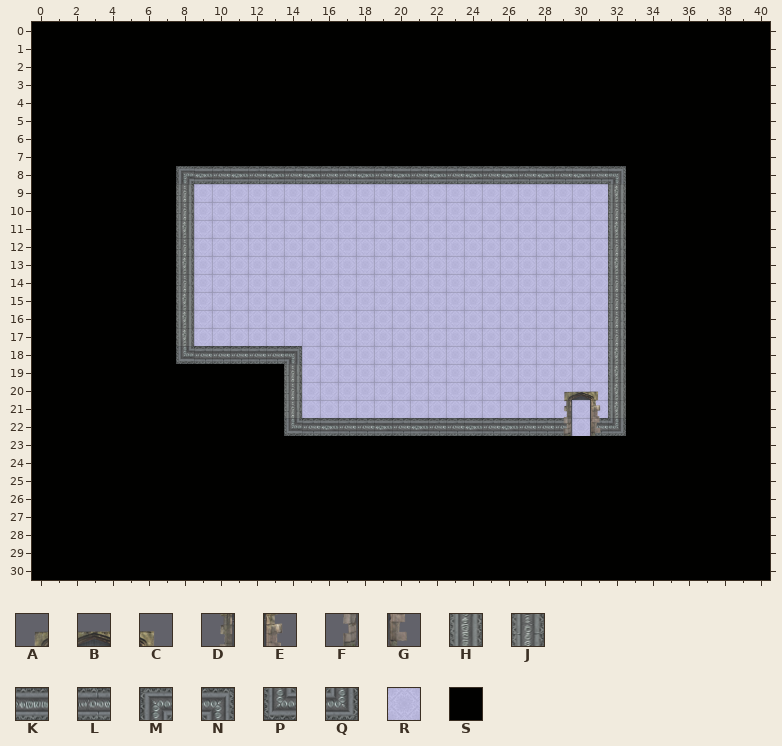
Tiled map: data/maps/elektro_1-10.tmx. The picture above was drawn from the file before the commit.
Cells are 32x32 px. Shown: x 0..40, y 0..30.
Key: from "duvar": A 8, B 9, C 10, D 22, E 24, F 36, G 38, H 52, J 66, K 70, L 71, M 72, N 73, P 74, Q 75; from "kaplama": R 16; from "syh": S 0.
_ is an empty cell.
Layers that did not change in this view are not listed.
Layer "Ground" before, first column x 0:
 3 SSSSSSSSSSSSSSSSSSSSSSSSSSSSSSSSSSSSSSSSS
 4 SSSSSSSSSSSSSSSSSSSSSSSSSSSSSSSSSSSSSSSSS
 5 SSSSSSSSSSSSSSSSSSSSSSSSSSSSSSSSSSSSSSSSS
 6 SSSSSSSSSSSSSSSSSSSSSSSSSSSSSSSSSSSSSSSSS
 7 SSSSSSSSSSSSSSSSSSSSSSSSSSSSSSSSSSSSSSSSS
 8 SSSSSSSSMKLKLKLKLLKLKLKLKLKLKLKLNSSSSSSSS
 9 SSSSSSSSJRRRRRRRRRRRRRRRRRRRRRRRHSSSSSSSS
10 SSSSSSSSJRRRRRRRRRRRRRRRRRRRRRRRJSSSSSSSS
11 SSSSSSSSHRRRRRRRRRRRRRRRRRRRRRRRHSSSSSSSS
12 SSSSSSSSJRRRRRRRRRRRRRRRRRRRRRRRJSSSSSSSS
13 SSSSSSSSHRRRRRRRRRRRRRRRRRRRRRRRHSSSSSSSS
14 SSSSSSSSJRRRRRRRRRRRRRRRRRRRRRRRJSSSSSSSS
15 SSSSSSSSHRRRRRRRRRRRRRRRRRRRRRRRJSSSSSSSS
16 SSSSSSSSHRRRRRRRRRRRRRRRRRRRRRRRJSSSSSSSS
17 SSSSSSSSHRRRRRRRRRRRRRRRRRRRRRRRJSSSSSSSS
18 SSSSSSSSPLLLLLNRRRRRRRRRRRRRRRRRHSSSSSSSS
19 SSSSSSSSSSSSSSJRRRRRRRRRRRRRRRRRHSSSSSSSS
20 SSSSSSSSSSSSSSJRRRRRRRRRRRRRRRRRHSSSSSSSS
21 SSSSSSSSSSSSSSJRRRRRRRRRRRRRRRRRHSSSSSSSS
22 SSSSSSSSSSSSSSPLKLLKLKLLKLKLLLRLQSSSSSSSS
23 SSSSSSSSSSSSSSSSSSSSSSSSSSSSSSSSSSSSSSSSS
24 SSSSSSSSSSSSSSSSSSSSSSSSSSSSSSSSSSSSSSSSS
25 SSSSSSSSSSSSSSSSSSSSSSSSSSSSSSSSSSSSSSSSS
26 SSSSSSSSSSSSSSSSSSSSSSSSSSSSSSSSSSSSSSSSS
27 SSSSSSSSSSSSSSSSSSSSSSSSSSSSSSSSSSSSSSSSS
Layer "Top" before, first column x 20:
15 ________________
16 ________________
17 ________________
18 ________________
19 ________________
20 _________ABC____
21 _________D_E____
22 _________F_G____
23 ________________
24 ________________
25 ________________
26 ________________
27 ________________
The result:
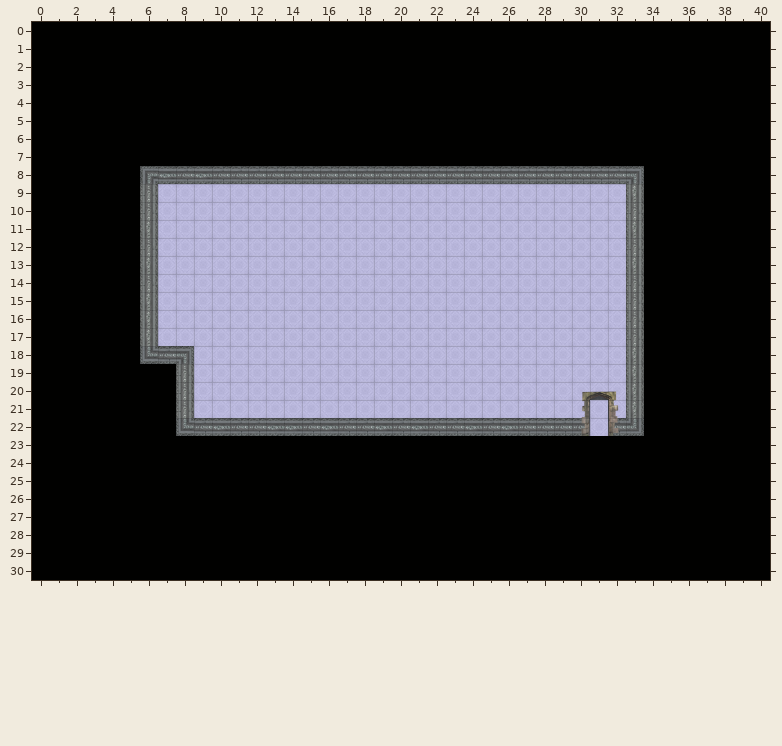
Change:
Changed rows in their new state; . is an unchanged cell.
Layer "Ground":
first column x 6:
 8 MKL..L.L.L..L.L.L.L.L.L.L.LN
 9 JRR.......................RH
10 JRR.......................RJ
11 HRR.......................RH
12 JRR.......................RJ
13 HRR.......................RH
14 JRR.......................RJ
15 HRR.......................RJ
16 HRR.......................RJ
17 HRR.......................RJ
18 PLNRRRRRR.................RH
19 ..JRRRRRR.................RH
20 ..JRRRRRR.................RH
21 ..JRRRRRR.................RH
22 ..PLKLLKK...............LRLQ
Layer "Top":
first column x 29:
20 _ABC
21 _D_E
22 _F_G
